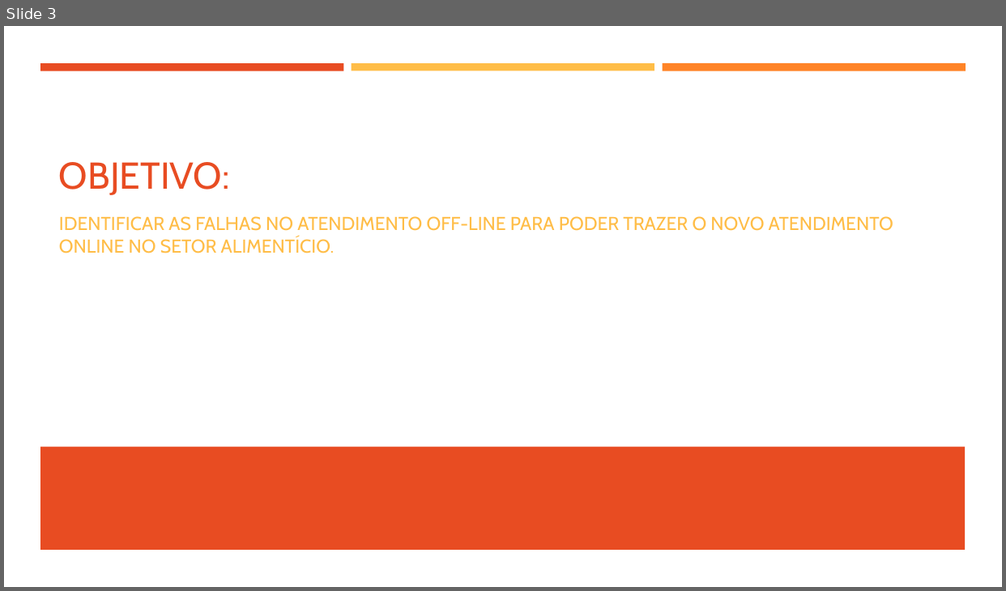
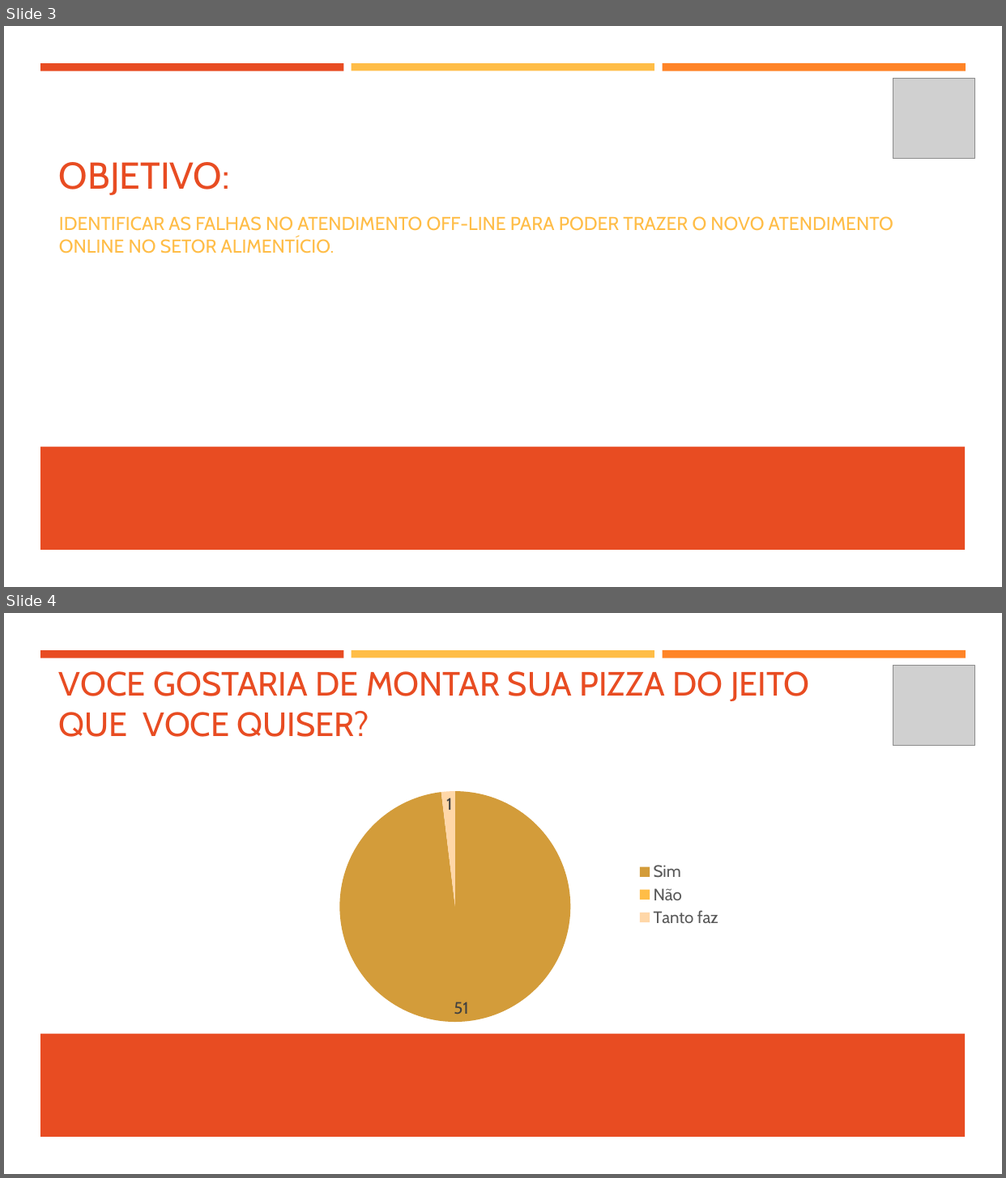
Before and after one commit to brunosilv96/Pizza-Baue, a slide deck: Documentação/Pizza Baue.pptx. Shown one above the other, each under a label of ours: slide 3 before the commit, slides 3 and 4 after it. The pictures are 1006x591 and 1006x1178 pixels, drawn with LibreOffice and Linux fonts; fonts in the diff are those of the drawing; grey boxes stand for pictures. Boxes give left, top, right and bottom in pixels: in the first picture for what was removed or moved away, otherwise in the second. Text is boxed around its words. In the diff, an @@ line names an element or a change of style, - is before the commit and + after.

```diff
--- a/Documentação/Pizza Baue.pptx
+++ b/Documentação/Pizza Baue.pptx
@@ slide 4 added at bbox=[4, 613, 1002, 1174], background #FFFFFF; not listed: 4 template elements that a slide beside it also shows @@
@@ title added at bbox=[59, 671, 809, 737], 32.4 pt, text #E84C22 @@
+VOCE GOSTARIA DE MONTAR SUA PIZZA DO JEITO
+QUE VOCE QUISER?
@@ picture added at bbox=[893, 666, 975, 746] @@
@@ pie chart added at bbox=[275, 757, 731, 1033] @@
+categories: Sim, Não, Tanto faz
+Series 1: 51, 0, 1
@@ slide 3 changed as well @@
@@ picture added at bbox=[893, 79, 975, 159] @@
```
Also in this commit, not shown: 4 other slides changed, 7 other slides added, 1 slide removed, 9 other files.
